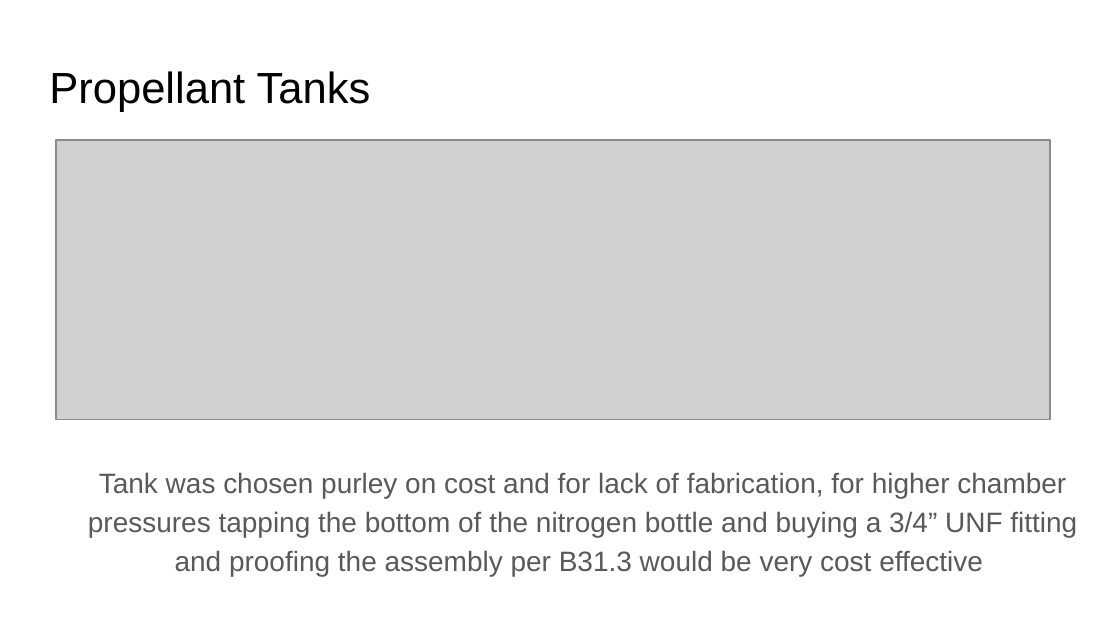
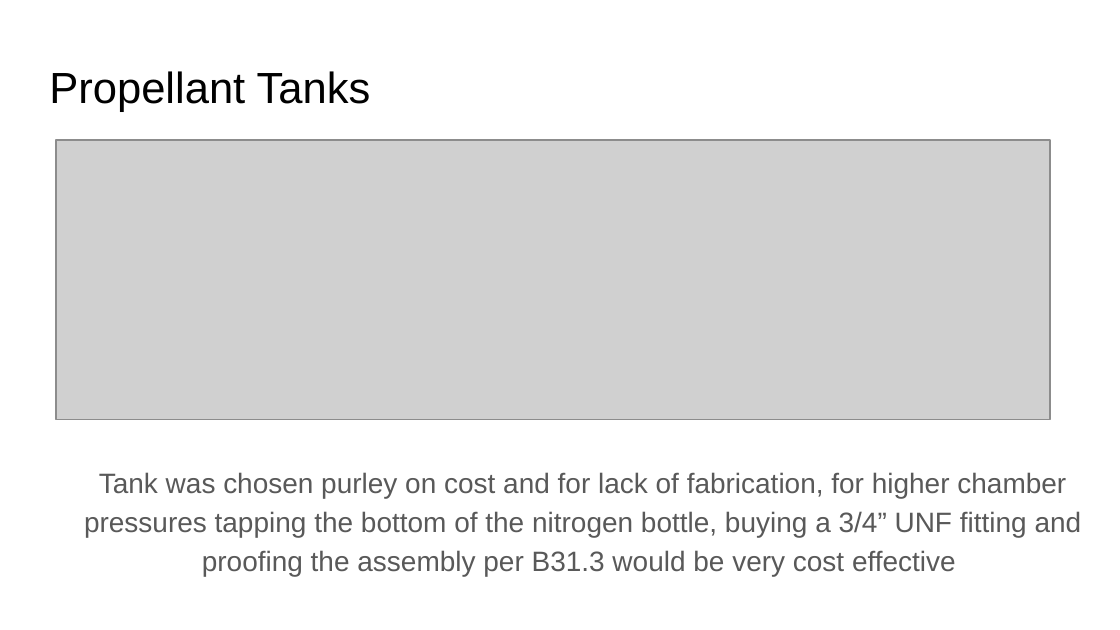
Before and after one commit to ControlSoup/Thrusty, a slide deck: slide 11 of projects/nitrious_engine/presentations/Review.odp (slide 5 before the commit). Drawn at 1120x630 pixels with LibreOffice and Linux fonts; fonts in the diff are those of the drawing; grey boxes stand for pictures. Boxes give left, top, right and bottom in pixels: in the first picture for what was removed or moved away, otherwise in the second. Text is boxed around its words. In the diff, an @@ line names an element or a change of style, - is before the commit and + after.

```diff
--- a/projects/nitrious_engine/presentations/Review.odp
+++ b/projects/nitrious_engine/presentations/Review.odp
@@ text at [84,472,1082,576]: text changed @@
-Tank was chosen purley on cost and for lack of fabrication, for higher chamber pressures tapping the bottom of the nitrogen bottle and buying a 3/4” UNF fitting and proofing the assembly per B31.3 would be very cost effective
+Tank was chosen purley on cost and for lack of fabrication, for higher chamber pressures tapping the bottom of the nitrogen bottle, buying a 3/4” UNF fitting and proofing the assembly per B31.3 would be very cost effective
```
Also in this commit, not shown: 5 other slides changed, 1 slide added, 1 slide removed, 22 other files.
